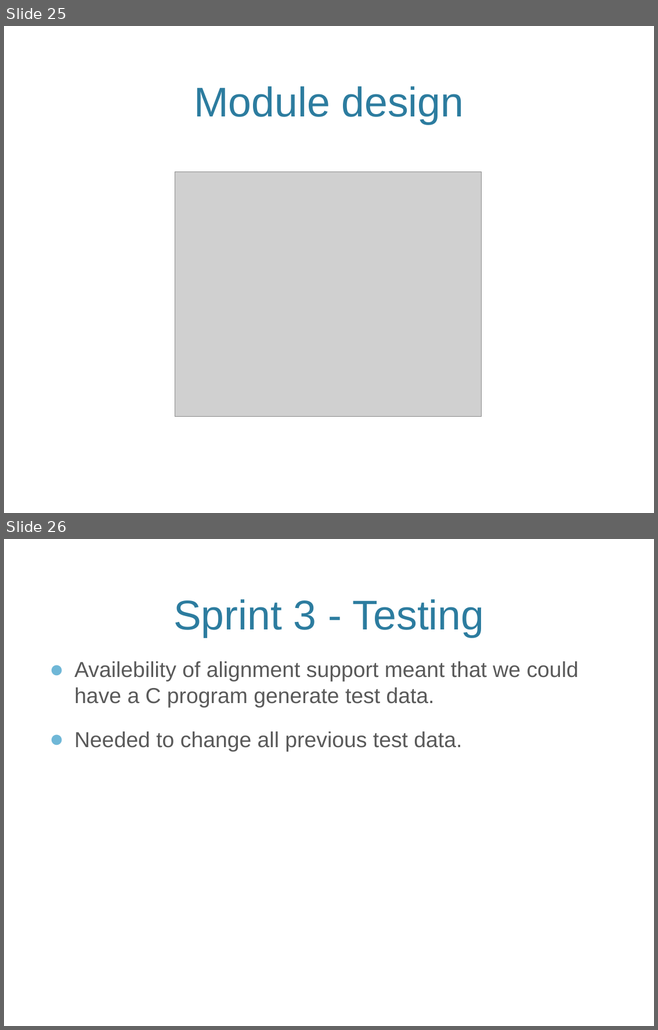
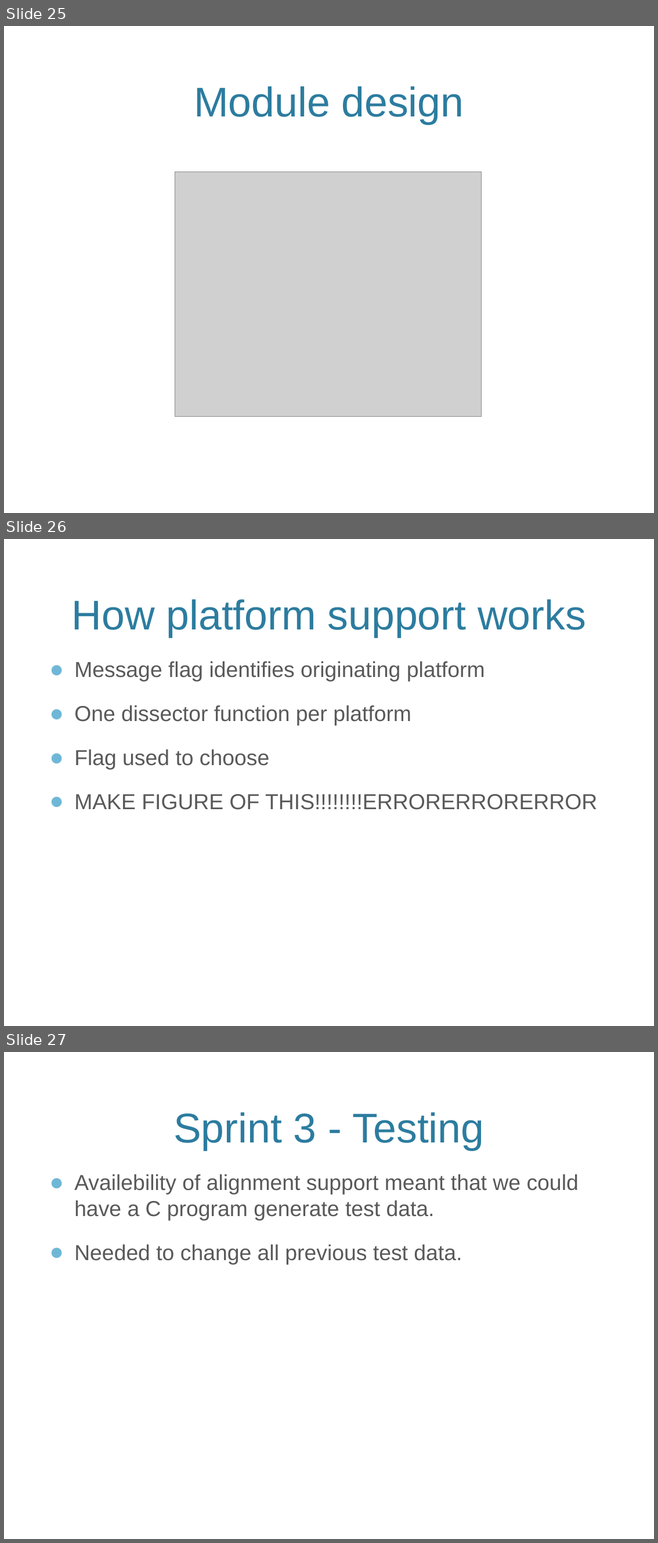
Before and after one commit to eventh/kpro9, a slide deck: presentation/TDT4290_FinalPresentasjon.pptx. Shown one above the other, each under a label of ours: slides 25 and 26 before the commit, slides 25, 26 and 27 after it. The pictures are 658x1030 and 658x1543 pixels, drawn with LibreOffice and Linux fonts; fonts in the diff are those of the drawing; grey boxes stand for pictures; background and template pictures are left out. Boxes give left, top, right and bottom in pixels: in the first picture for what was removed or moved away, otherwise in the second. Text is boxed around its words. In the diff, an @@ line names an element or a change of style, - is before the commit and + after.

```diff
--- a/presentation/TDT4290_FinalPresentasjon.pptx
+++ b/presentation/TDT4290_FinalPresentasjon.pptx
@@ slide 26 added at [4,539,654,1026], background picture (left out) @@
@@ title added at [72,599,586,638], 46 pt, text #2C7C9F @@
+How platform support works
@@ text added at [74,661,597,810], 24 pt, text #595959 @@
+● Message flag identifies originating platform
+● One dissector function per platform
+● Flag used to choose
+● MAKE FIGURE OF THIS!!!!!!!!ERRORERRORERROR
@@ what was slide 26 is now slide 27 @@
```
Also in this commit, not shown: 13 slides changed, 4 other slides added, 12 slides removed, 3 other files.
